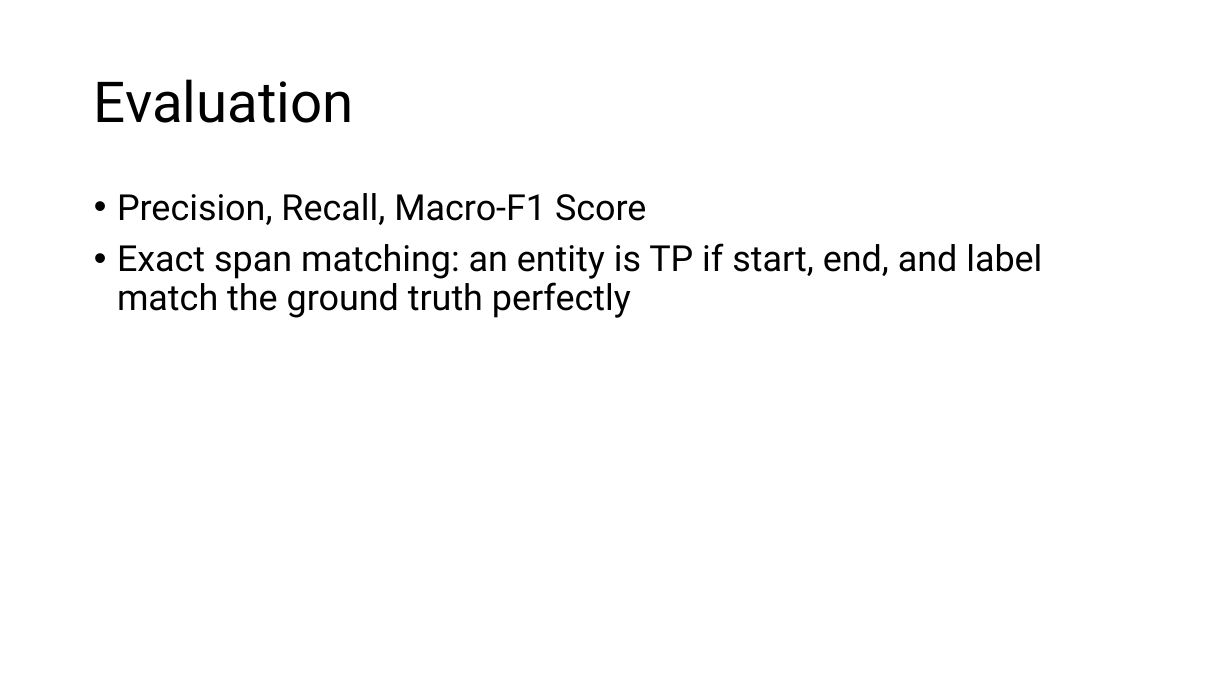
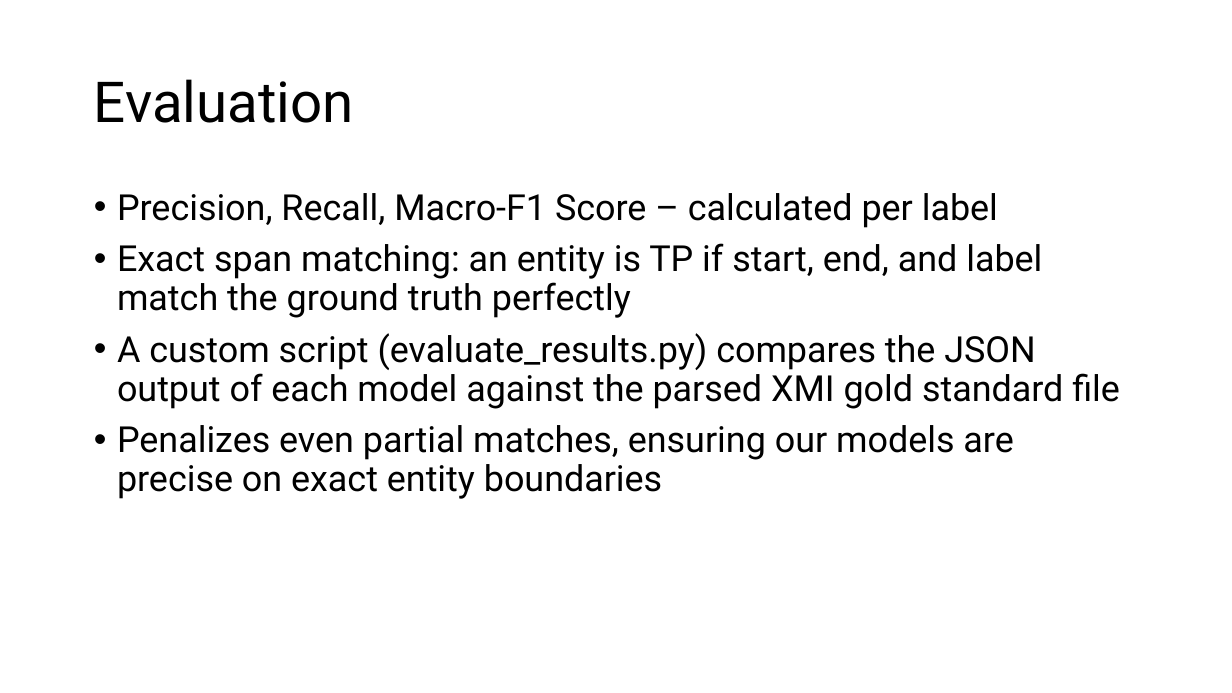
Before and after one commit to kiliankoeck/NLP, a slide deck: slide 10 of NLP-Group18.pptx. Drawn at 1232x693 pixels with LibreOffice and Linux fonts; fonts in the diff are those of the drawing. Boxes give left, top, right and bottom in pixels: in the first picture for what was removed or moved away, otherwise in the second. Text is boxed around its words. In the diff, an @@ line names an element or a change of style, - is before the commit and + after.

```diff
--- a/NLP-Group18.pptx
+++ b/NLP-Group18.pptx
@@ text at bbox=[117, 193, 998, 228]: text changed @@
-• Precision, Recall, Macro-F1 Score
+• Precision, Recall, Macro-F1 Score – calculated per label
@@ text at bbox=[117, 333, 1120, 499]: paragraphs added @@
+• A custom script (evaluate_results.py) compares the JSON output of each model against the parsed XMI gold standard file
+• Penalizes even partial matches, ensuring our models are precise on exact entity boundaries
```
Also in this commit, not shown: 4 other slides changed.
